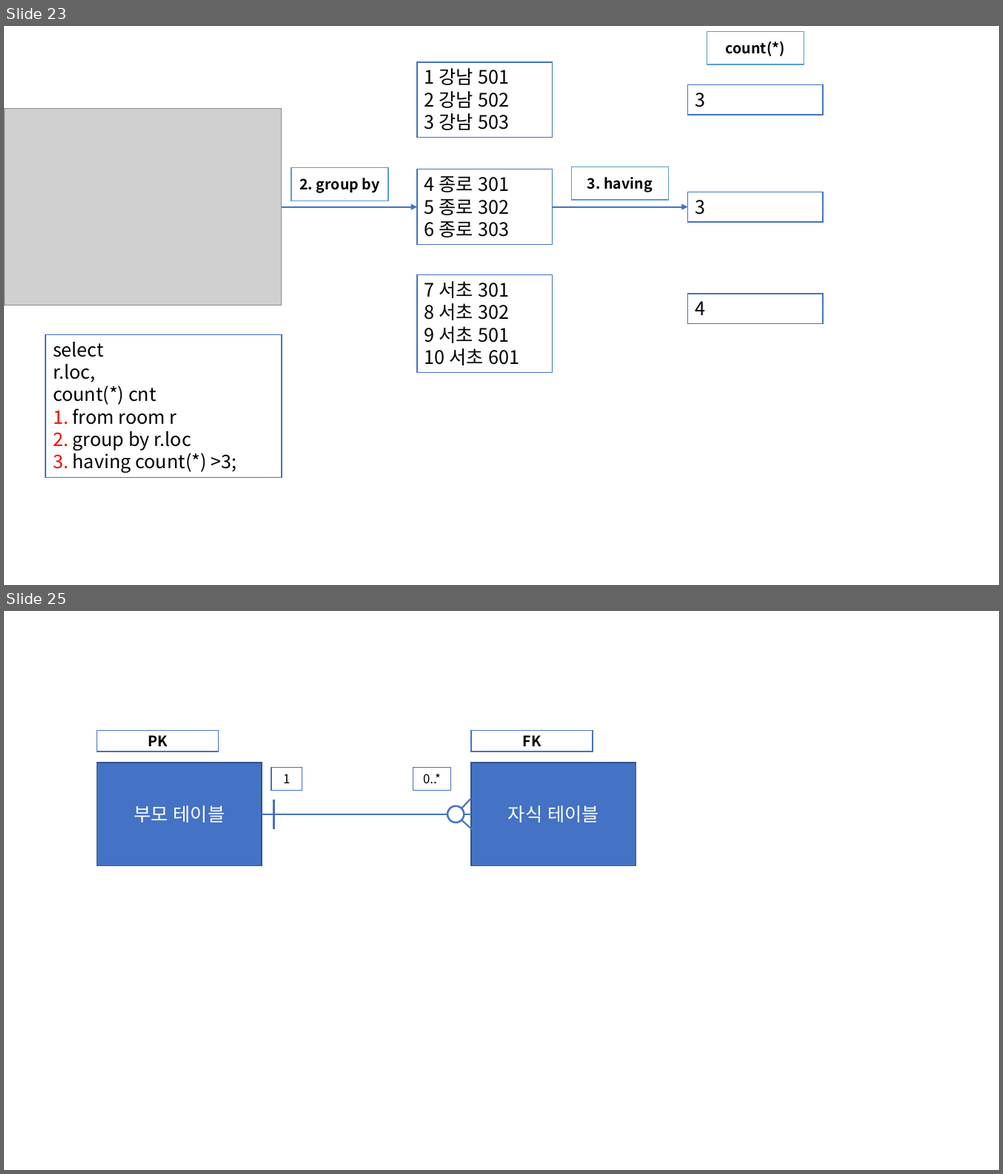
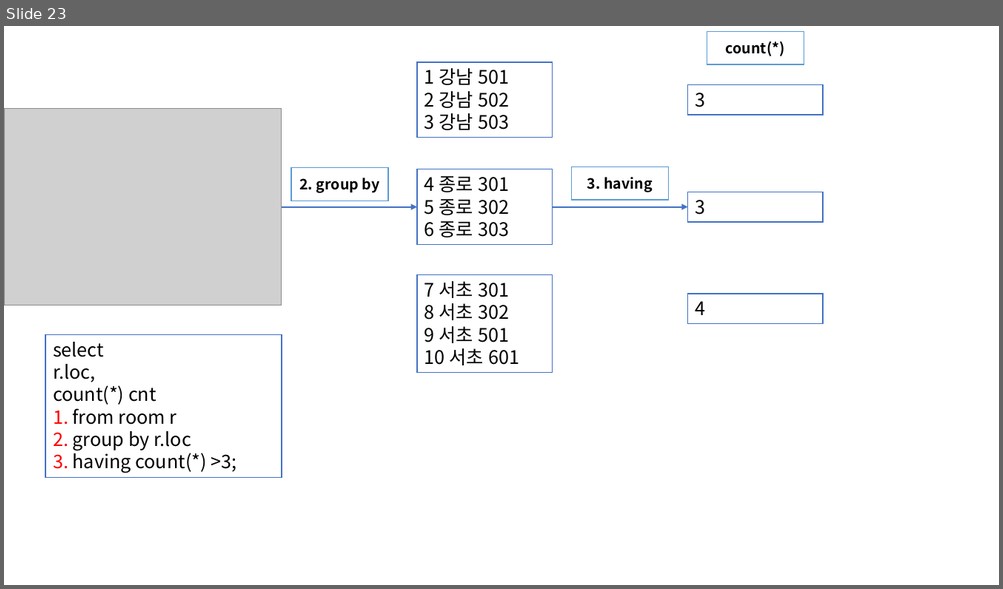
Before and after one commit to Dingadung/2022-study-workspace, a slide deck: study-note/데이터베이스/2022-09-05 내용정리.pptx. Shown one above the other, each under a label of ours: slides 23 and 25 before the commit, slide 23 after it; the slides between them are not shown. The pictures are 1003x1174 and 1003x589 pixels, drawn with LibreOffice and Linux fonts; fonts in the diff are those of the drawing; grey boxes stand for pictures. Boxes give left, top, right and bottom in pixels: in the first picture for what was removed or moved away, otherwise in the second. Text is boxed around its words. In the diff, an @@ line names an element or a change of style, - is before the commit and + after.

```diff
--- a/study-note/데이터베이스/2022-09-05 내용정리.pptx
+++ b/study-note/데이터베이스/2022-09-05 내용정리.pptx
@@ slide 25 removed at (4,611,999,1170), background #FFFFFF @@
@@ rectangle removed at (96,730,218,752) @@
-PK
@@ rectangle removed at (471,730,593,752) @@
-FK
@@ rectangle removed at (96,763,262,866) @@
-부모 테이블
@@ rectangle removed at (471,763,636,866) @@
-자식 테이블
@@ rectangle removed at (271,768,301,790) @@
-1
@@ rectangle removed at (413,768,451,790) @@
-0..*
@@ line removed from (274, 800) to (274, 829) @@
@@ ellipse removed at (447,806,464,823) @@
@@ line removed from (471, 798) to (461, 809) @@
@@ line removed from (262, 815) to (471, 815) @@
@@ line removed from (473, 831) to (461, 820) @@
@@ line removed from (471, 815) to (464, 815) @@
```
Also in this commit, not shown: 1 slide changed, 4 slides added, 5 other slides removed, 8 other files.
